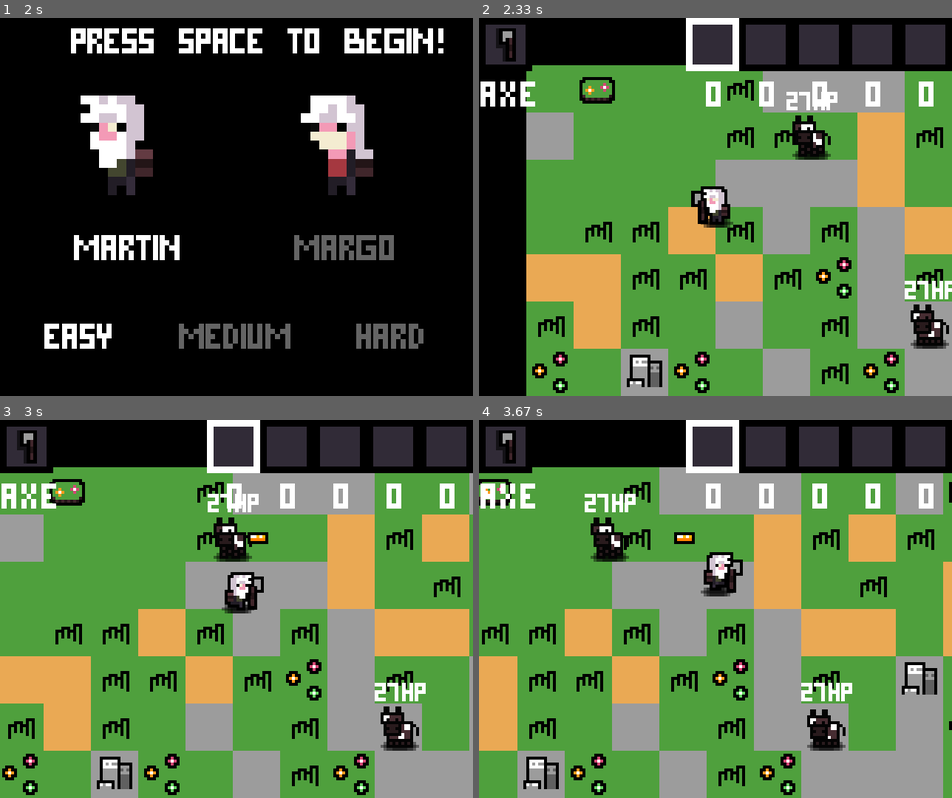
Above: before the commit, frames 1-4 (two rows, left to right).
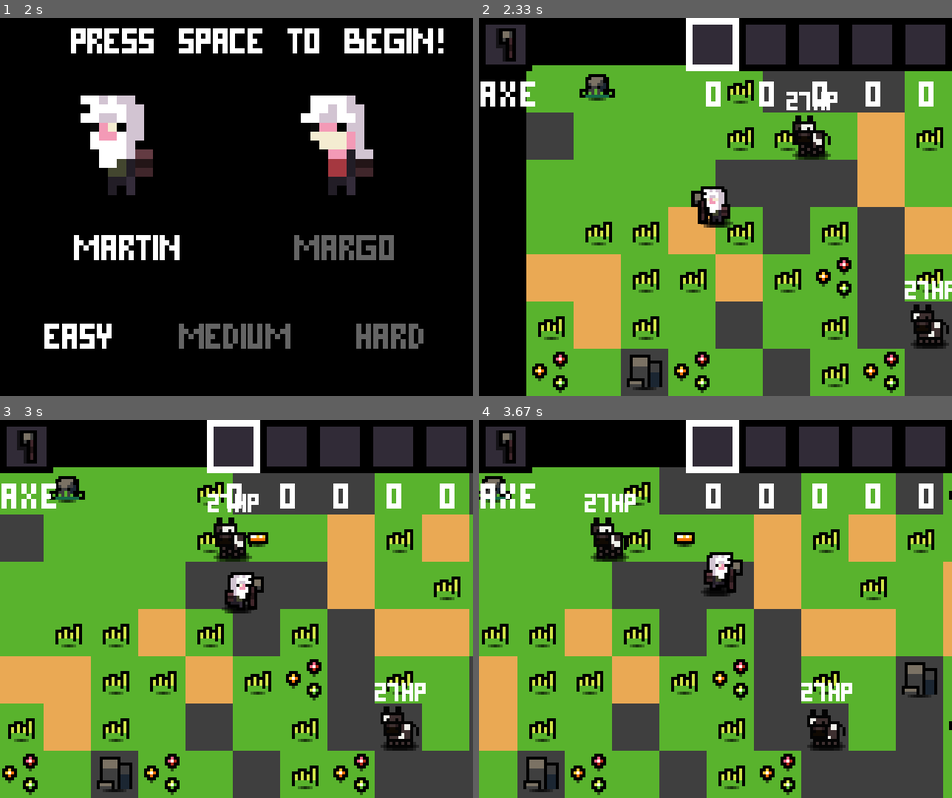
Above: after the commit, the same moments.

Repository: evilrise7/hostage
Game: pygame game, started from yandexpygame.py
Same seed, same stepped clock (60 frames per second), same inputs: the game is played once before the commit and once after it.
Inputs (mouse positions are in pixels of both pictures, inside the frame that each line leads up to):
- Up to frame 1 (2 s): click "Start Game" at 0.38 s; click (217, 222) at 0.72 s; tap Enter at 1 s; click "MARTIN" at 1.38 s; click "EASY" at 1.72 s
- Up to frame 2 (2.33 s): tap Space at 2 s
- Up to frame 3 (3 s): hold D 2.33-2.8 s; move the mouse to (236, 654) at 2.37 s; hold W from 2.83 s (still down); move the mouse to (416, 752) at 2.87 s; tap Space at 2.9 s
- Up to frame 4 (3.67 s): release W at 3.13 s; hold D 3.17-3.63 s; move the mouse to (649, 529) at 3.2 s; tap Space at 3.23, 3.53 s

Frame 1 is identical in both runs. In frame 2, 20% of the frame differs, in the area x 5-100%, y 3-100%; in frame 3, 21%; in frame 4, 24%, in the area x 0-100%, y 3-100%.

Commit message:
Добавлен эффект Объема и изменена графика

Diff:
--- a/yandexpygame.py
+++ b/yandexpygame.py
@@ -183,6 +183,7 @@
                  "flowers": load_image('flowers.png'),
                  "rock": load_image('rock.png'),
                  "bush": load_image('bush.png'),
+                 "skull": load_image('skull.png'),
                  "meat": load_image('meat_entity.png'),
                  "gold_sword": load_image('gold_sword_entity.png'),
                  "silver_sword": load_image('silver_sword_entity.png'),
@@ -1127,17 +1128,43 @@
         self.gender()
 
     def update_tiles(self):
+        entity_list = []  # Лист для заполнения заднего плана
+        cow_list = []  # Лист для заполнения заднего плана коров
         # Обновление всех спрайтов вдоль камеры
         for sprite in tiles_group:
             screen.blit(sprite.image, self.camera.apply(sprite))
 
-        for sprite in entities_group:
-            screen.blit(sprite.image, self.camera.apply(sprite))
-
-        for sprite in animal_group:
-            screen.blit(sprite.image, self.camera.apply(sprite))
-
         for sprite in all_sprites:
+            # Если игрок касается природного объекта,
+            # то он выходит на передний план,
+            # если он уже по оси Оу далеко от него
+            for entity in entities_group:
+                if entity.rect.colliderect(sprite.rect):
+                    if sprite.rect.y + H_WINDOW // 32 < entity.rect.y:
+                        entity_list.append(entity)
+                if entity not in entity_list:
+                    screen.blit(entity.image, self.camera.apply(entity))
+
+            # Если игрок касается коровы,
+            # то он выходит на передний план,
+            # если он уже по оси Оу далеко от нее
+            for animal in animal_group:
+                if animal.rect.colliderect(sprite.rect):
+                    if sprite.rect.y + H_WINDOW // 32 < animal.rect.y:
+                        cow_list.append(animal)
+
+                if animal not in cow_list:
+                    # Отображаю жизни животных
+                    pos = self.camera.apply(animal)
+                    if animal.hp:
+                        screen.blit(menu_text.render(
+                            str(animal.hp) + "HP", 0, (255, 255, 255)),
+                            (pos[0], pos[1] - self.cell // 1.8))
+                    screen.blit(animal.image, self.camera.apply(animal))
+
+        # Игрок
+        for sprite in all_sprites:
+            # для игрока
             pos = self.camera.apply(sprite)
             # Отображаю инструмент игрока относительно него
             if not sprite.mirrored:
@@ -1156,19 +1183,29 @@
 
             screen.blit(sprite.image, self.camera.apply(sprite))
 
+        # Частицы
         for sprite in particle_group:
             screen.blit(sprite.image, self.camera.apply(sprite))
 
+        # Выпавшие вещи
         for sprite in drop_group:
             screen.blit(sprite.image, self.camera.apply(sprite))
 
-        for sprite in animal_group:
-            # Отображаю жизни животных
-            pos = self.camera.apply(sprite)
-            if sprite.hp:
-                screen.blit(menu_text.render(
-                    str(sprite.hp) + "HP", 0, (255, 255, 255)),
-                    (pos[0], pos[1] - self.cell // 1.8))
+        # Коровы заднего плана
+        for animal in animal_group:
+            if animal in cow_list:
+                # Отображаю жизни животных
+                pos = self.camera.apply(animal)
+                if animal.hp:
+                    screen.blit(menu_text.render(
+                        str(animal.hp) + "HP", 0, (255, 255, 255)),
+                        (pos[0], pos[1] - self.cell // 1.8))
+                screen.blit(animal.image, self.camera.apply(animal))
+
+        # Природные объекты заднего плана
+        for entity in entities_group:
+            if entity in entity_list:
+                screen.blit(entity.image, self.camera.apply(entity))
 
     def world_cutting(self):
         # Если таймер уничтожения границ больше, чем
@@ -1488,6 +1525,7 @@
             self.world.entities[yd][x] = 0
             self.append_drop(x, yd)
             ifdestroy = True
+
         # Снизу, если это мясной блок
         if self.world.entities[yd][x] == 5:
             self.world.entities[yd][x] = 0
@@ -1902,6 +1940,7 @@
                 # Трава
                 if self.world_array[j][i] == 0:
                     Tile('grass', i, j)
+
                     if not self.entities_enabled:
                         entity = random.randint(0, 100)
                         if entity < 40:
@@ -1915,7 +1954,9 @@
                     Tile('sand', i, j)
                     if not self.entities_enabled:
                         entity = random.randint(0, 100)
-                        if entity < 4:
+                        if entity < 20:
+                            self.entities[j][i] = 4.5
+                        if 30 > entity > 20:
                             self.entities[j][i] = 4
                 # Камень
                 if self.world_array[j][i] == 2:
@@ -1946,6 +1987,9 @@
                 # Камень
                 if self.entities[j][i] == 4:
                     Entity('rock', i, j)
+                # Череп
+                if self.entities[j][i] == 4.5:
+                    Entity('skull', i, j)
                 # Мясо
                 if self.entities[j][i] == 5:
                     Entity('meat', i, j)
@@ -2381,7 +2425,7 @@
 class Blood(pg.sprite.Sprite):
     fire = [load_image("blood.png")]
     # Размеры под расширения экрана частиц
-    scale_list = [W_WINDOW // 24, H_WINDOW // 24, W_WINDOW // 32]
+    scale_list = [W_WINDOW // 30, H_WINDOW // 30, W_WINDOW // 36]
     for scale in (scale_list[2], scale_list[1], scale_list[0]):
         fire.append(pg.transform.scale(fire[0], (scale, scale)))
 
Binary file changed: sprites/axe.png
Binary file changed: sprites/blood_entity.png
Binary file changed: sprites/bush.png
Binary file changed: sprites/c0_sheet.png
Binary file changed: sprites/c1_sheet.png
Binary file changed: sprites/cm0_sheet.png
Binary file changed: sprites/cm1_sheet.png
Binary file changed: sprites/craft_gold.png
Binary file changed: sprites/craft_meat.png
Binary file changed: sprites/empty.png
Binary file changed: sprites/eyes.png
Binary file changed: sprites/eyes_inv.png
(and 18 more such lines)
